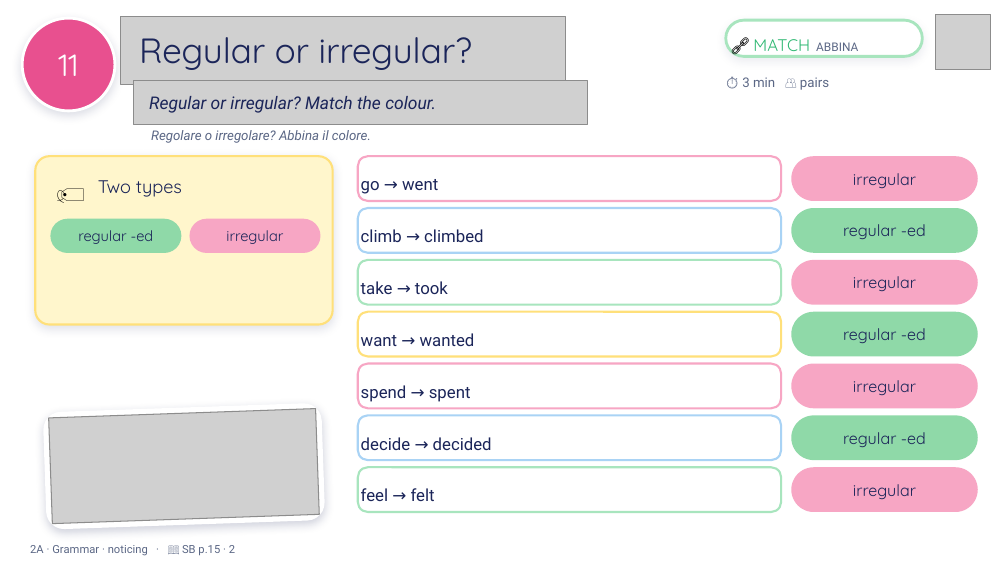
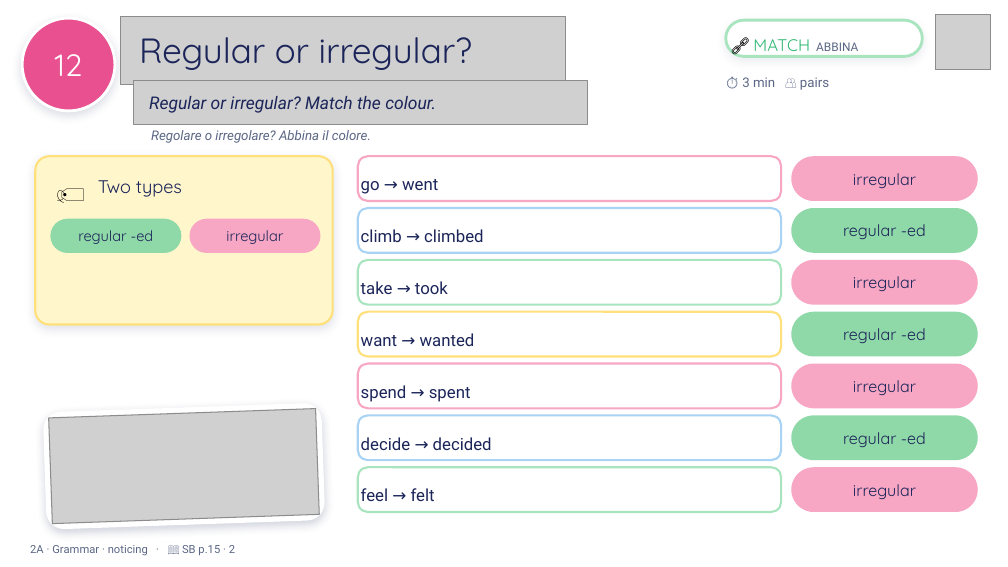
Before and after one commit to londonlanguageschool/Bagheria-, a slide deck: slide 12 of materials/A2/A2_2A_Wheres_my_passport_v3.pptx (slide 11 before the commit). Drawn at 1008x567 pixels with LibreOffice and Linux fonts; fonts in the diff are those of the drawing; grey boxes stand for pictures; background and template pictures are left out. Boxes give left, top, right and bottom in pixels: in the first picture for what was removed or moved away, otherwise in the second. Text is boxed around its words. In the diff, an @@ line names an element or a change of style, - is before the commit and + after.

```diff
--- a/materials/A2/A2_2A_Wheres_my_passport_v3.pptx
+++ b/materials/A2/A2_2A_Wheres_my_passport_v3.pptx
@@ text in ellipse at box(55, 54, 83, 76): text changed @@
-11
+12
```
Also in this commit, not shown: 9 other slides changed, 4 slides added, 1 slide removed, 1 other file.
